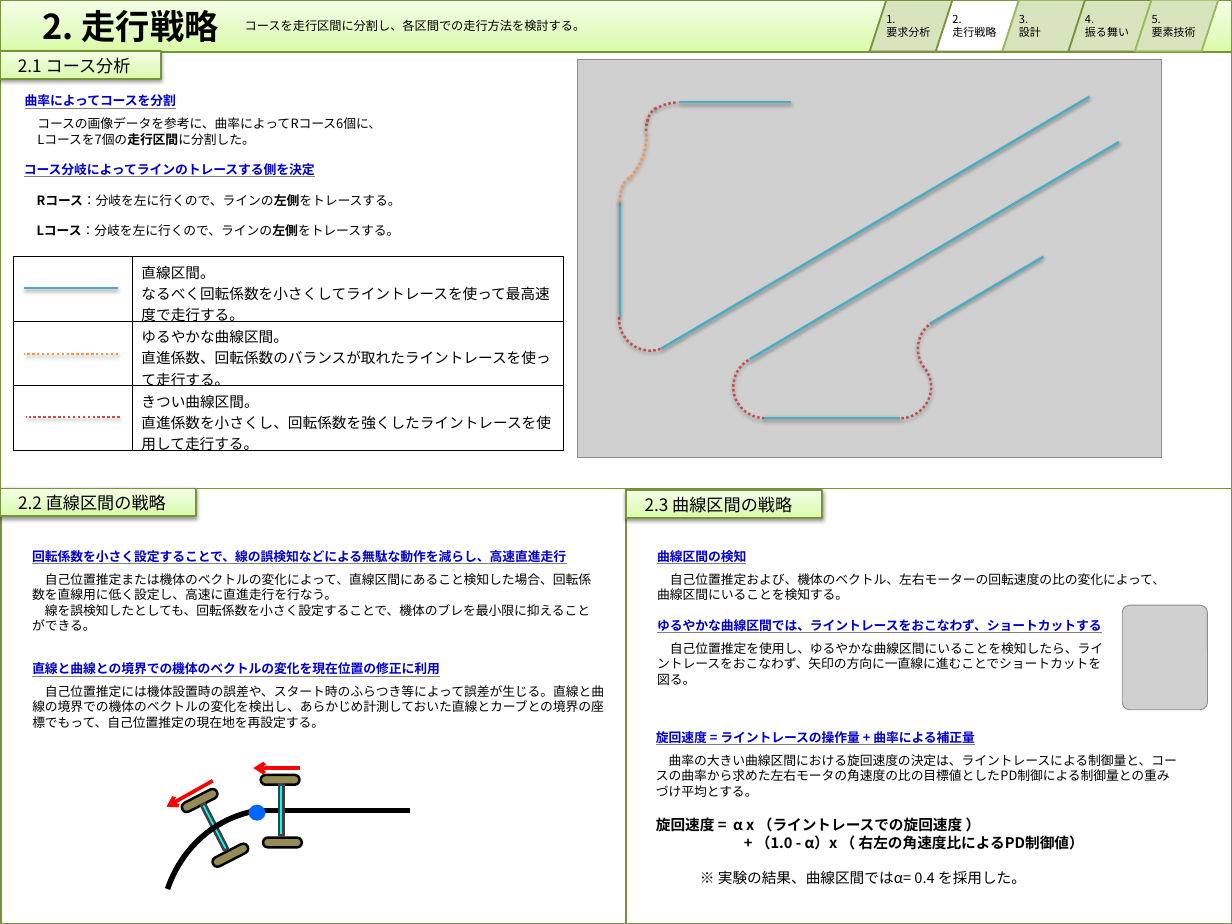
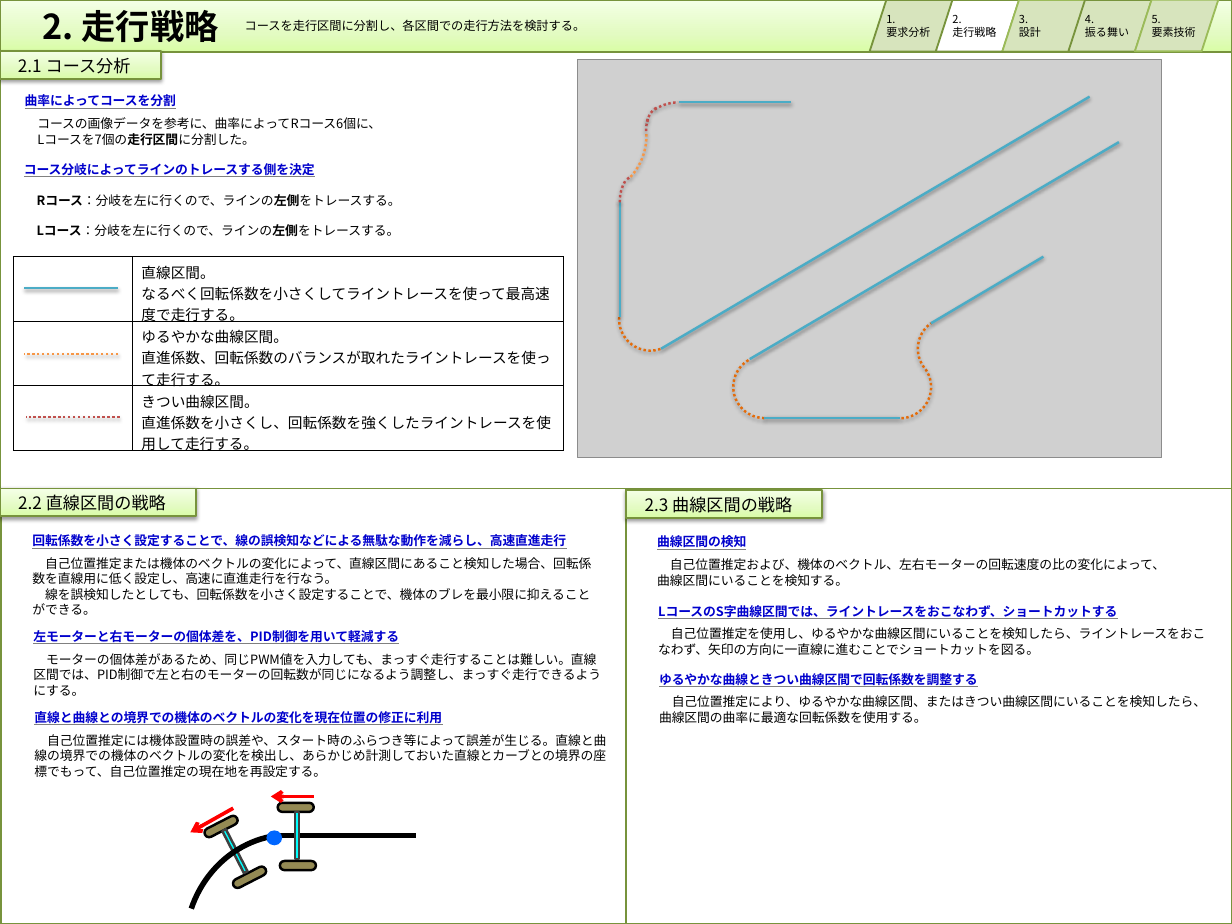
Before and after one commit to RITS-ETrobo/Yokohama, a slide deck: slide 2 of docs/design/Deliverable/cliffedge_No130_model2015.pptx. Drawn at 1232x924 pixels with LibreOffice and Linux fonts; fonts in the diff are those of the drawing; grey boxes stand for pictures. Boxes give left, top, right and bottom in pixels: in the first picture for what was removed or moved away, otherwise in the second. Text is boxed around its words. In the diff, an @@ line names an element or a change of style, - is before the commit and + after.

Commit message:
changed page2
コース戦略を一部修正。

```diff
--- a/docs/design/Deliverable/cliffedge_No130_model2015.pptx
+++ b/docs/design/Deliverable/cliffedge_No130_model2015.pptx
@@ arc (boxed as its full ellipse) at (x1=620, y1=160, x2=702, y2=243): outline #F79646 2 pt dashed to #C0504D 2 pt dashed @@
@@ line (629, 178) - (627, 180): stroke #F79646 2 pt dashed to #C0504D 2 pt dashed @@
@@ outline #C0504D 2 pt dashed to #E46C0A 2 pt dashed in 4 elements at (x1=733, y1=356, x2=796, y2=418), (x1=869, y1=356, x2=931, y2=418), (x1=918, y1=318, x2=980, y2=380), (x1=620, y1=289, x2=682, y2=351) @@
@@ text "回転係数を小さく設定することで、線の誤検知などによる無駄な動作を減らし、高速直進走行" moved from (x1=32, y1=550, x2=591, y2=631) to (x1=32, y1=534, x2=591, y2=615) @@
@@ text "曲線区間の検知" moved from (x1=657, y1=548, x2=1165, y2=600) to (x1=657, y1=533, x2=1165, y2=586) @@
@@ text "LコースのS字曲線区間では、ライントレースをおこなわず、ショートカットする" moved from (x1=657, y1=619, x2=1103, y2=685) to (x1=658, y1=627, x2=1206, y2=655) @@
@@ text at (x1=657, y1=619, x2=1101, y2=633): text changed @@
-ゆるやかな曲線区間では、ライントレースをおこなわず、ショートカットする
+LコースのS字曲線区間では、ライントレースをおこなわず、ショートカットする
@@ picture removed at (x1=1122, y1=605, x2=1207, y2=710) @@
@@ text added at (x1=33, y1=630, x2=601, y2=696), 10.5 pt, text #000000 @@
+左モーターと右モーターの個体差を、PID制御を用いて軽減する
+モーターの個体差があるため、同じPWM値を入力しても、まっすぐ走行することは難しい。直線区間では、PID制御で左と右のモーターの回転数が同じになるよう調整し、まっすぐ走行できるようにする。
@@ text added at (x1=659, y1=673, x2=1206, y2=723), 10.5 pt, text #000000 @@
+ゆるやかな曲線ときつい曲線区間で回転係数を調整する
+自己位置推定により、ゆるやかな曲線区間、またはきつい曲線区間にいることを検知したら、曲線区間の曲率に最適な回転係数を使用する。
@@ text "直線と曲線との境界での機体のベクトルの変化を現在位置の修正に利用" moved from (x1=32, y1=662, x2=604, y2=728) to (x1=34, y1=711, x2=606, y2=777) @@
@@ text removed at (x1=656, y1=729, x2=1177, y2=885) @@
-旋回速度 = ライントレースの操作量 + 曲率による補正量
-曲率の大きい曲線区間における旋回速度の決定は、ライントレースによる制御量と、コースの曲率から求めた左右モータの角速度の比の目標値としたPD制御による制御量との重みづけ平均とする。
-旋回速度 = α x （ライントレースでの旋回速度 ）
-+ （1.0 - α）x （ 右左の角速度比によるPD制御値）
-※ 実験の結果、曲線区間ではα= 0.4 を採用した。
@@ arrow moved from (166, 807) - (213, 781) to (190, 832) - (233, 808) @@
@@ arrow moved from (253, 768) - (299, 768) to (271, 796) - (314, 796) @@
@@ rounded rectangle moved from (x1=261, y1=775, x2=300, y2=785) to (x1=278, y1=803, x2=314, y2=812) @@
@@ arc (boxed as its full ellipse) resized from (x1=161, y1=810, x2=388, y2=924) to (x1=185, y1=834, x2=395, y2=924) @@
@@ rounded rectangle moved from (x1=180, y1=788, x2=219, y2=814) to (x1=203, y1=815, x2=239, y2=839) @@
@@ 1 rounded rectangle, 1 ellipse, 1 rectangle moved together from (x1=201, y1=803, x2=265, y2=869) to (x1=222, y1=829, x2=282, y2=889) @@
@@ line moved from (257, 810) - (410, 810) to (275, 836) - (416, 836) @@
@@ rectangle resized from (x1=279, y1=785, x2=284, y2=836) to (x1=294, y1=812, x2=299, y2=859) @@
@@ rounded rectangle moved from (x1=263, y1=837, x2=301, y2=847) to (x1=279, y1=861, x2=315, y2=870) @@
```
